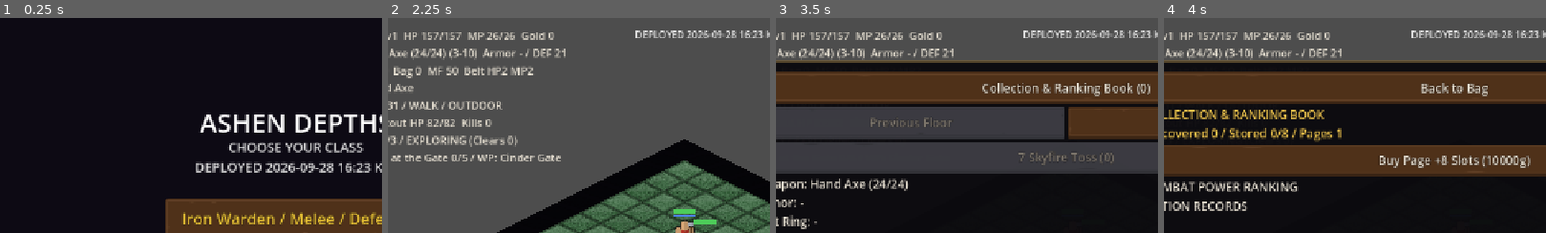
Above: before the commit, frames 1-4 (left to right).
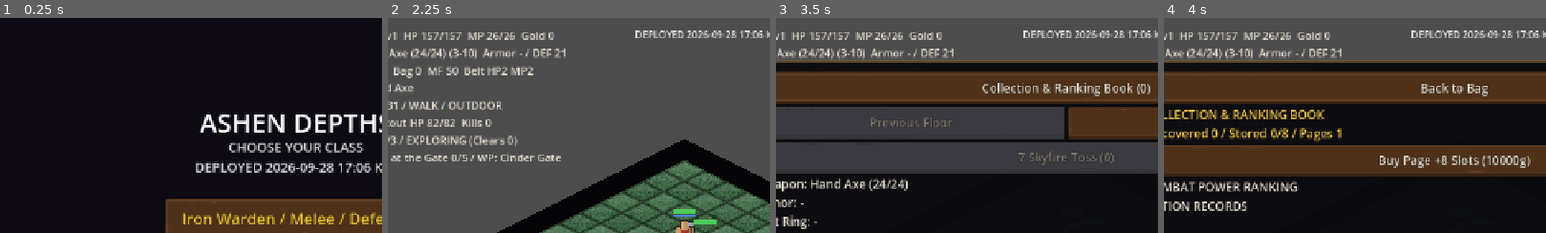
Above: after the commit, the same moments.

Repository: jflakeee/diablo
Game: Godot game, scene res://main.tscn
Two runs of this game, one before a commit and one after it. Both use one fixed random seed, a clock stepped at 60 frames per second and the inputs below.
Inputs:
- Up to frame 1 (0.25 s): no input
- Up to frame 2 (2.25 s): click "Normal" at 0.5 s; click "Normal" at 1.25 s; click "Iron Warden / Melee / Defense" at 2 s
- Up to frame 3 (3.5 s): click "Bag" at 2.75 s
- Up to frame 4 (4 s): click "Collection & Ranking Book (0)" at 3.5 s
The pictures show only the part of the screen within x 11-61%, y 0-50%; the shares and areas given below are measured in that part.

The runs differ from the first frame. In frame 1, 0.2% of the frame differs, in the area x 90-98%, y 67-72%; in frame 2, less than 0.1%; in frame 3, less than 0.1%; in frame 4, less than 0.1%.

Commit message:
Add skill cooldown and input feedback

Diff:
--- a/prototype/game_dungeon/main.gd
+++ b/prototype/game_dungeon/main.gd
@@ -36,7 +36,7 @@
 const FogOverlay := preload("res://fog_overlay.gd")
 const TemplateTheme := preload("res://ui/template_theme.gd")
 const CombatFX := preload("res://combat_fx.gd")
-const DEPLOYED_AT_KST := "2026-09-28 16:23 KST"
+const DEPLOYED_AT_KST := "2026-09-28 17:06 KST"
 
 var _grid: Array = []
 var _astar: AStarGrid2D
@@ -719,6 +719,7 @@
 		print("[VISIBILITY] selftest verdict=", "PASS" if Visibility.selftest() else "FAIL")
 		print("[MAP_VARIANTS] selftest verdict=", "PASS" if LevelGen.selftest() else "FAIL")
 		print("[ANIM] selftest verdict=", "PASS" if ActorScript.animation_selftest() else "FAIL")
+		print("[SKILL_UI] cooldown_arc=true press_pulse=true verdict=", "PASS" if SkillButtonScript.selftest() else "FAIL")
 		_ui_selftest_ok = MobileUI.selftest()
 		print("[MOBILE_UI] ratios=4 targets>=48 primary>=72 safe_margin=16 verdict=", "PASS" if _ui_selftest_ok else "FAIL")
 		print("[ACCESS] scales=80/100/120/140 text=normal/large persist=true verdict=", "PASS" if Accessibility.selftest() else "FAIL")
@@ -1146,7 +1147,7 @@
 			break
 	if target != null:
 		var origin := Vector2i(roundi(_player.gx), roundi(_player.gy))
-		var test_offsets: Array[Vector2i] = [Vector2i(2, 0), Vector2i(0, 2), Vector2i(-2, 0), Vector2i(0, -2), Vector2i(1, 1), Vector2i(-1, -1)]
+		var test_offsets: Array[Vector2i] = [Vector2i(1, 0), Vector2i(0, 1), Vector2i(-1, 0), Vector2i(0, -1), Vector2i(1, 1), Vector2i(-1, -1), Vector2i(2, 0), Vector2i(0, 2)]
 		for offset: Vector2i in test_offsets:
 			var candidate: Vector2i = origin + offset
 			if _walkable(candidate.x, candidate.y) and _has_los(Vector2(origin), Vector2(candidate)):
@@ -1165,11 +1166,17 @@
 		_player.attack_cd = 0.0
 		_player.mana = _player.max_mana
 		var casts_before := _spells_cast
+		var attacks_before := _attacks
+		var buffs_before := _bo_casts
 		var position_before := Vector2(_player.gx, _player.gy)
 		_on_skill_used(skill_id)
-		var worked := _spells_cast > casts_before or Vector2(_player.gx, _player.gy) != position_before
+		var is_passive := skill_id == "weapon_discipline"
+		var action_worked: bool = _spells_cast > casts_before or _attacks > attacks_before or _bo_casts > buffs_before or Vector2(_player.gx, _player.gy) != position_before or is_passive
+		var skill_button = _skill_buttons.get(skill_id)
+		var cooldown_visible: bool = is_passive or skill_id == "iron_chant" or (is_instance_valid(skill_button) and skill_button.cooldown_ratio() > 0.0)
+		var worked: bool = action_worked and cooldown_visible
 		all_worked = all_worked and worked
-		print("[SKILL_VISUAL] id=%s worked=%s casts=%d log=%s" % [skill_id, str(worked), _spells_cast, _combat_log])
+		print("[SKILL_VISUAL] id=%s worked=%s cooldown=%s casts=%d attacks=%d buffs=%d log=%s" % [skill_id, str(worked), str(cooldown_visible), _spells_cast, _attacks, _bo_casts, _combat_log])
 		await get_tree().create_timer(1.25).timeout
 	print("[SKILL_VISUAL] slots=4 verdict=", "PASS" if all_worked else "FAIL")
 	await get_tree().create_timer(0.75).timeout
@@ -2300,7 +2307,15 @@
 			best = n
 	return best
 
+func _start_skill_cooldown(skill_id: String, duration: float) -> void:
+	var button = _skill_buttons.get(skill_id)
+	if is_instance_valid(button):
+		button.start_cooldown(duration)
+
 func _on_skill_used(id: String) -> void:
+	var pressed_button = _skill_buttons.get(id)
+	if is_instance_valid(pressed_button):
+		pressed_button.press_feedback()
 	if _player.skill_level(id) <= 0:
 		_combat_log = "Skill not learned"
 		return
@@ -2349,6 +2364,7 @@
 		_combat_log = "no mana"
 		return
 	_player.attack_cd = CombatLib.frames_to_sec(CombatLib.sorc_fcr_frames(_player_fcr))  # FCR
+	_start_skill_cooldown(skill_id, _player.attack_cd)
 	_player.play_cast(Vector2(target.gx - _player.gx, target.gy - _player.gy))
 	_fx.cast_burst(_player.position, color)
 	_play_sfx("spell")
@@ -2366,6 +2382,7 @@
 	if not _player.spend_mana(Skills.mana_cost("storm_lance")):
 		return
 	_player.attack_cd = CombatLib.frames_to_sec(CombatLib.sorc_fcr_frames(_player_fcr))
+	_start_skill_cooldown("storm_lance", _player.attack_cd)
 	_player.play_cast(Vector2(target.gx - _player.gx, target.gy - _player.gy))
 	_fx.cast_burst(_player.position, Color(1.0, 0.9, 0.3))
 	_play_sfx("spell")
@@ -2402,6 +2419,7 @@
 		_player.gy = ty
 		_player.position = _iso(tx, ty)
 		_fx.phase_step(origin, _player.position)
+	_start_skill_cooldown("phase_step", 0.35)
 	_combat_log = "Phase Step"
 
 func _blink_away(target: ActorScript) -> void:
@@ -2538,6 +2556,7 @@
 			ignore_def = true
 
 	_player.attack_cd = PLAYER_ATTACK_CD
+	_start_skill_cooldown(skill_id, _player.attack_cd)
 	_player.play_attack(Vector2(target.gx - _player.gx, target.gy - _player.gy))
 	if use_skill and skill_id in ["sundering_strike", "void_fury"]:
 		_fx.ground_skill(_player.position, target.position, skill_id)
--- a/prototype/game_dungeon/skill_button.gd
+++ b/prototype/game_dungeon/skill_button.gd
@@ -7,14 +7,49 @@
 var label_text := "?"
 var color := Color.ORANGE
 var control_size := Vector2(112, 112)
+var _cooldown_remaining := 0.0
+var _cooldown_duration := 1.0
+var _press_pulse := 0.0
 
 func _ready() -> void:
 	size = control_size
+	pivot_offset = size * 0.5
+	set_process(true)
+
+func press_feedback() -> void:
+	_press_pulse = 0.16
+	queue_redraw()
+
+func start_cooldown(duration: float) -> void:
+	_cooldown_duration = maxf(0.01, duration)
+	_cooldown_remaining = _cooldown_duration
+	queue_redraw()
+
+func cooldown_ratio() -> float:
+	return clampf(_cooldown_remaining / _cooldown_duration, 0.0, 1.0)
+
+func _process(delta: float) -> void:
+	var changed := false
+	if _cooldown_remaining > 0.0:
+		_cooldown_remaining = maxf(0.0, _cooldown_remaining - delta)
+		changed = true
+	if _press_pulse > 0.0:
+		_press_pulse = maxf(0.0, _press_pulse - delta)
+		var pulse_ratio := _press_pulse / 0.16
+		scale = Vector2.ONE * (1.0 - sin(pulse_ratio * PI) * 0.10)
+		changed = true
+	elif scale != Vector2.ONE:
+		scale = Vector2.ONE
+		changed = true
+	if changed:
+		queue_redraw()
 
 func _gui_input(e: InputEvent) -> void:
 	if e is InputEventScreenTouch and e.pressed:
+		press_feedback()
 		used.emit(skill_id)
 	elif e is InputEventMouseButton and e.button_index == MOUSE_BUTTON_LEFT and e.pressed:
+		press_feedback()
 		used.emit(skill_id)
 
 func _draw() -> void:
@@ -24,5 +59,21 @@
 	base.a = 0.32
 	draw_circle(c, r, base)
 	draw_arc(c, r, 0.0, TAU, 40, color, 3.0)
+	var ratio := cooldown_ratio()
+	if ratio > 0.0:
+		var wedge := PackedVector2Array([c])
+		var steps := maxi(2, ceili(28.0 * ratio))
+		for index in range(steps + 1):
+			var angle := -PI * 0.5 + TAU * ratio * float(index) / float(steps)
+			wedge.append(c + Vector2(cos(angle), sin(angle)) * (r - 2.0))
+		draw_colored_polygon(wedge, Color(0.02, 0.025, 0.04, 0.72))
+		draw_arc(c, r * 0.76, -PI * 0.5, -PI * 0.5 + TAU * (1.0 - ratio), 28, color.lightened(0.35), 4.0)
 	var f := ThemeDB.fallback_font
 	draw_string(f, c + Vector2(-r + 6, 5), label_text, HORIZONTAL_ALIGNMENT_CENTER, 2 * r - 12, 14 if size.x < 100 else 20, Color.WHITE)
+
+static func selftest() -> bool:
+	var button := new()
+	button.start_cooldown(0.5)
+	var result := is_equal_approx(button.cooldown_ratio(), 1.0) and button._cooldown_duration >= 0.5
+	button.free()
+	return result
